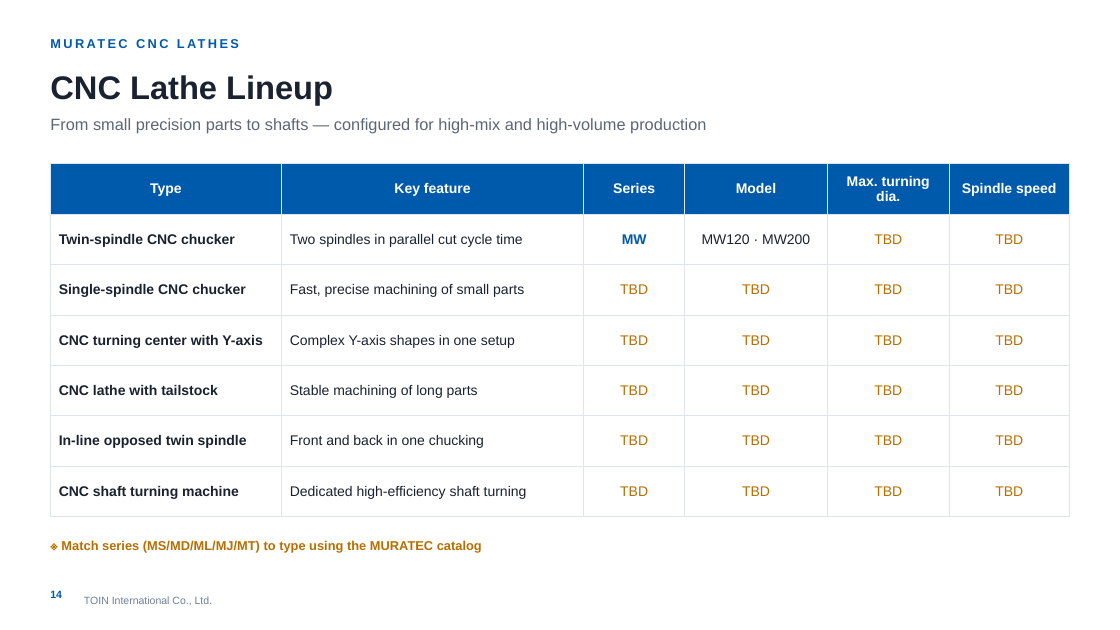
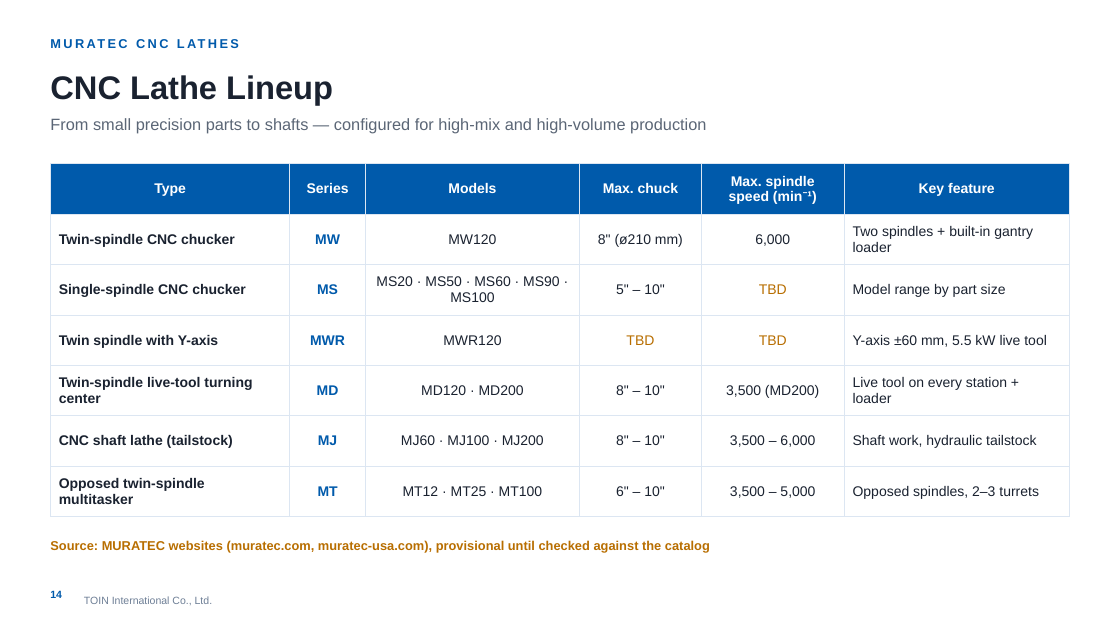
Before and after one commit to zeaus81/search, a slide deck: slide 14 of company_profile_2027/TOIN_Company_Profile_2027_EN.pptx. Drawn at 1120x630 pixels with LibreOffice and Linux fonts; fonts in the diff are those of the drawing; background and template pictures are left out. Boxes give left, top, right and bottom in pixels: in the first picture for what was removed or moved away, otherwise in the second. Text is boxed around its words. In the diff, an @@ line names an element or a change of style, - is before the commit and + after.

```diff
--- a/company_profile_2027/TOIN_Company_Profile_2027_EN.pptx
+++ b/company_profile_2027/TOIN_Company_Profile_2027_EN.pptx
@@ table at <box>50,164,1070,508</box> @@
-row 1: Type | Key feature | Series | Model | Max. turning dia. | Spindle speed
+row 1: Type | Series | Models | Max. chuck | Max. spindle speed (min⁻¹) | Key feature
-row 2: Twin-spindle CNC chucker | Two spindles in parallel cut cycle time | MW | MW120 · MW200 | TBD | TBD
+row 2: Twin-spindle CNC chucker | MW | MW120 | 8" (ø210 mm) | 6,000 | Two spindles + built-in gantry loader
-row 3: Single-spindle CNC chucker | Fast, precise machining of small parts | TBD | TBD | TBD | TBD
+row 3: Single-spindle CNC chucker | MS | MS20 · MS50 · MS60 · MS90 · MS100 | 5" – 10" | TBD | Model range by part size
-row 4: CNC turning center with Y-axis | Complex Y-axis shapes in one setup | TBD | TBD | TBD | TBD
+row 4: Twin spindle with Y-axis | MWR | MWR120 | TBD | TBD | Y-axis ±60 mm, 5.5 kW live tool
-row 5: CNC lathe with tailstock | Stable machining of long parts | TBD | TBD | TBD | TBD
+row 5: Twin-spindle live-tool turning center | MD | MD120 · MD200 | 8" – 10" | 3,500 (MD200) | Live tool on every station + loader
-row 6: In-line opposed twin spindle | Front and back in one chucking | TBD | TBD | TBD | TBD
+row 6: CNC shaft lathe (tailstock) | MJ | MJ60 · MJ100 · MJ200 | 8" – 10" | 3,500 – 6,000 | Shaft work, hydraulic tailstock
-row 7: CNC shaft turning machine | Dedicated high-efficiency shaft turning | TBD | TBD | TBD | TBD
+row 7: Opposed twin-spindle multitasker | MT | MT12 · MT25 · MT100 | 6" – 10" | 3,500 – 5,000 | Opposed spindles, 2–3 turrets
@@ text at <box>50,540,710,553</box>: text changed @@
-※ Match series (MS/MD/ML/MJ/MT) to type using the MURATEC catalog
+Source: MURATEC websites (muratec.com, muratec-usa.com), provisional until checked against the catalog
```
Also in this commit, not shown: 1 other file.
